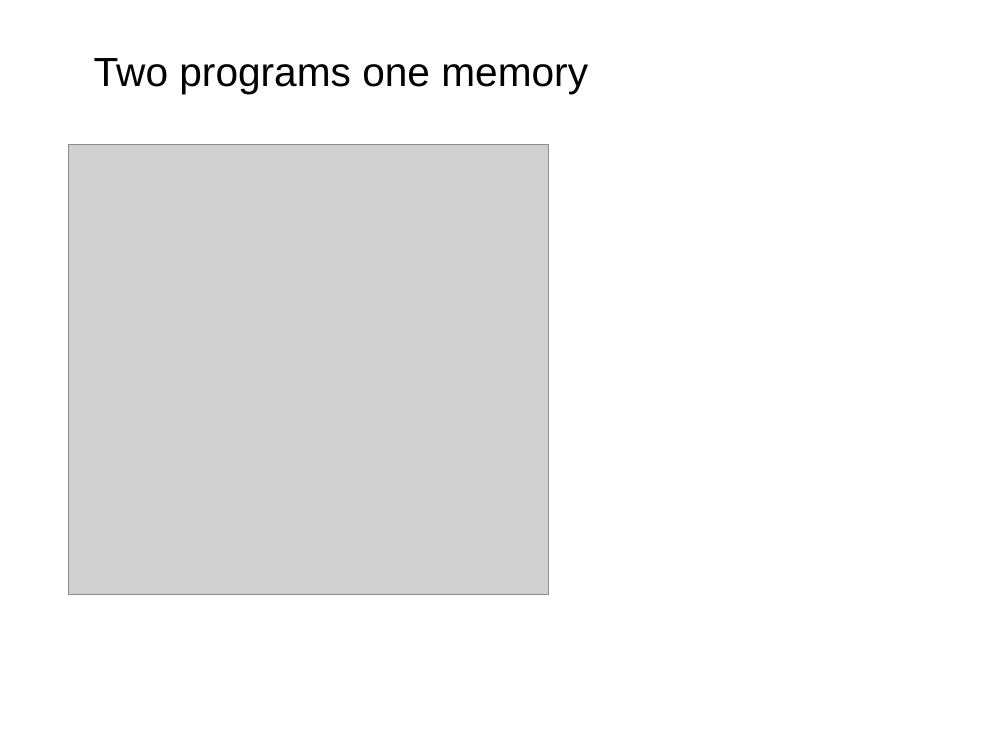
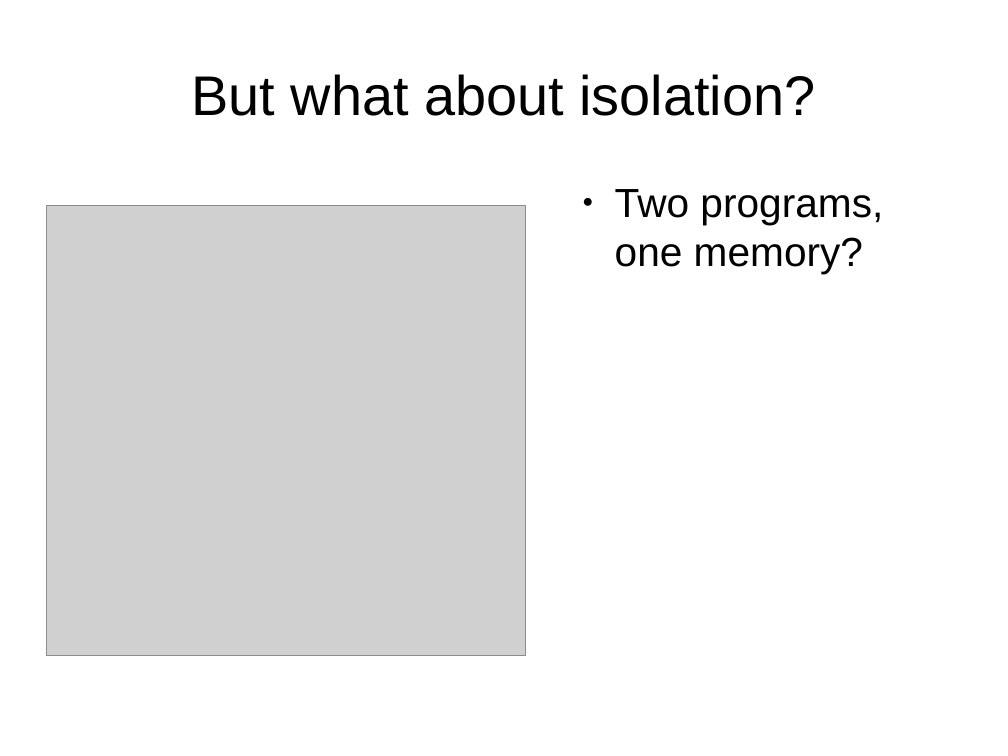
Before and after one commit to antonburtsev/cs5460, a slide deck: slide 34 of lecture06-address-translation-part2/lecture06-address-translation-part2.odp (slide 2 before the commit). Drawn at 1008x756 pixels with LibreOffice and Linux fonts; fonts in the diff are those of the drawing; grey boxes stand for pictures. Boxes give left, top, right and bottom in pixels: in the first picture for what was removed or moved away, otherwise in the second. Text is boxed around its words. In the diff, an @@ line names an element or a change of style, - is before the commit and + after.

```diff
--- a/lecture06-address-translation-part2/lecture06-address-translation-part2.odp
+++ b/lecture06-address-translation-part2/lecture06-address-translation-part2.odp
@@ title added at (191,74,815,116), 44 pt, text #000000 @@
+But what about isolation?
@@ picture: place and size @@
-picture at (69,145,549,595)
+picture at (46,206,526,656)
@@ text at (615,189,883,274): text changed @@
-Two programs one memory
+● Two programs, one memory?
```
Also in this commit, not shown: 6 other slides changed, 37 slides added, 29 slides removed, 23 other files.
